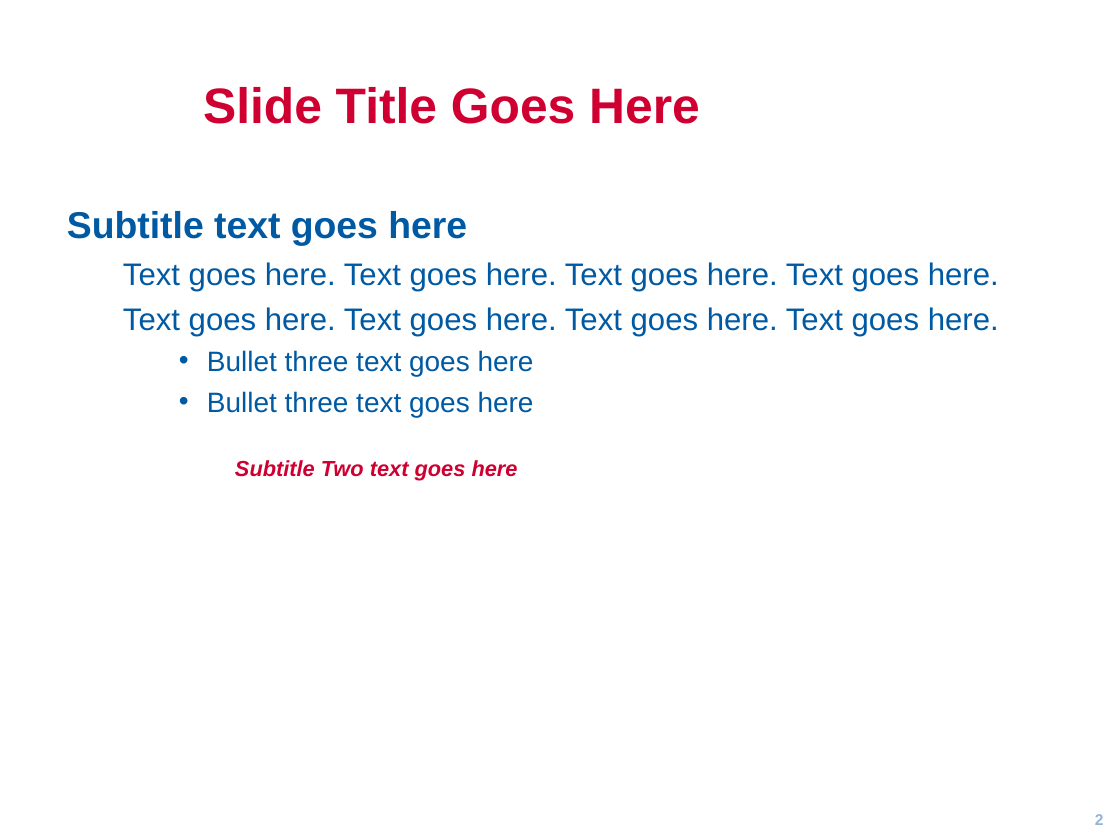
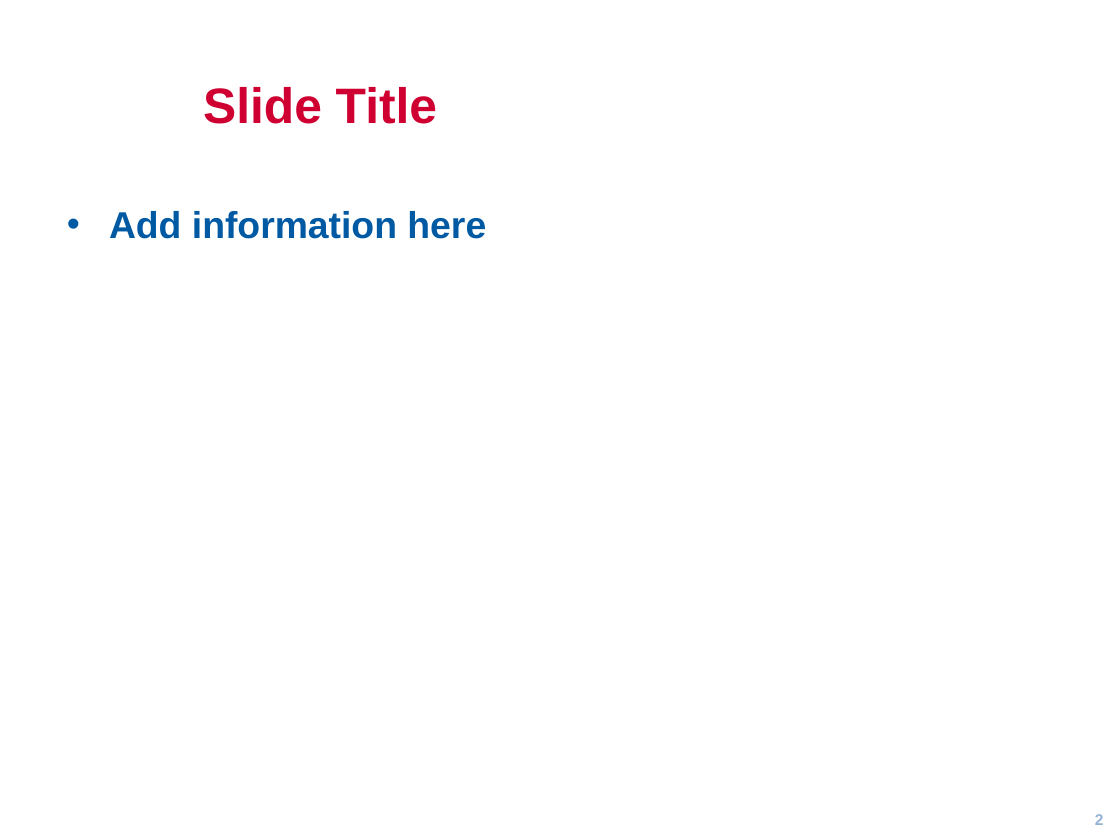
Before and after one commit to gsogeek/Scouting, a slide deck: slide 2 of Templates/POwerpoint/SPTemplate2.ppt. Drawn at 1120x840 pixels with LibreOffice and Linux fonts; fonts in the diff are those of the drawing; background and template pictures are left out. Boxes give left, top, right and bottom in pixels: in the first picture for what was removed or moved away, otherwise in the second. Text is boxed around its words. In the diff, an @@ line names an element or a change of style, - is before the commit and + after.

```diff
--- a/Templates/POwerpoint/SPTemplate2.ppt
+++ b/Templates/POwerpoint/SPTemplate2.ppt
@@ title at bbox=[203, 87, 437, 124]: text changed @@
-Slide Title Goes Here
+Slide Title
@@ text at bbox=[109, 211, 486, 239]: text changed; size 20 to 24 pt; bold on @@
-Subtitle text goes here
-  Text goes here. Text goes here. Text goes here. Text goes here.
-  Text goes here. Text goes here. Text goes here. Text goes here.
-    • Bullet three text goes here
-    • Bullet three text goes here
-      Subtitle Two text goes here
+• Add information here
```
Also in this commit, not shown: 1 other slide changed, 8 other files.
